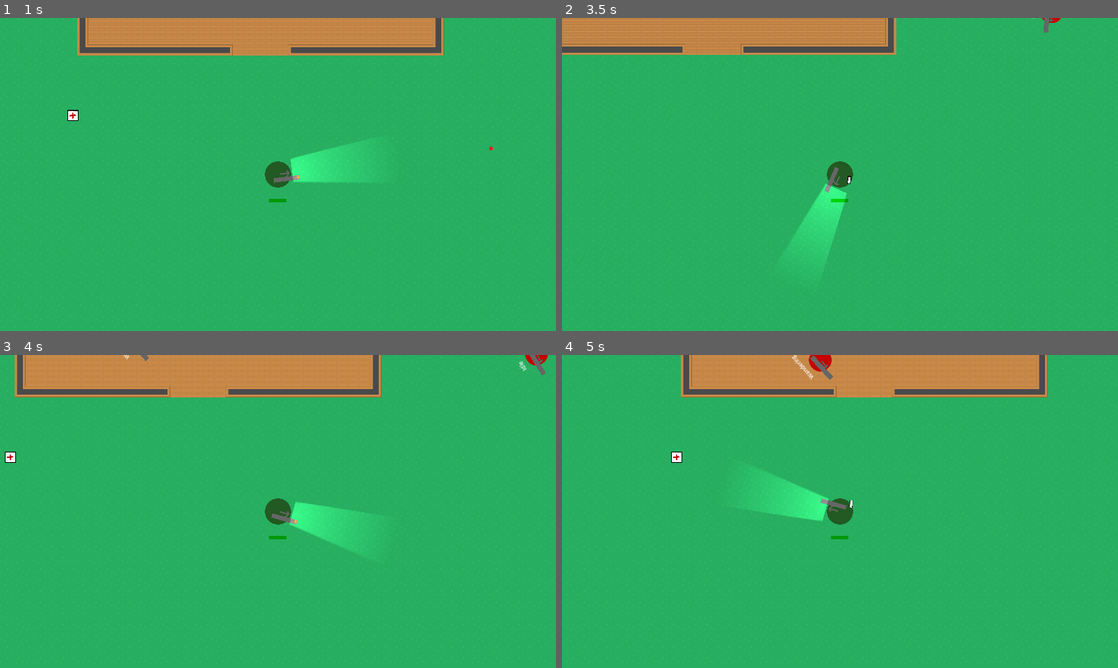
Above: before the commit, frames 1-4 (two rows, left to right).
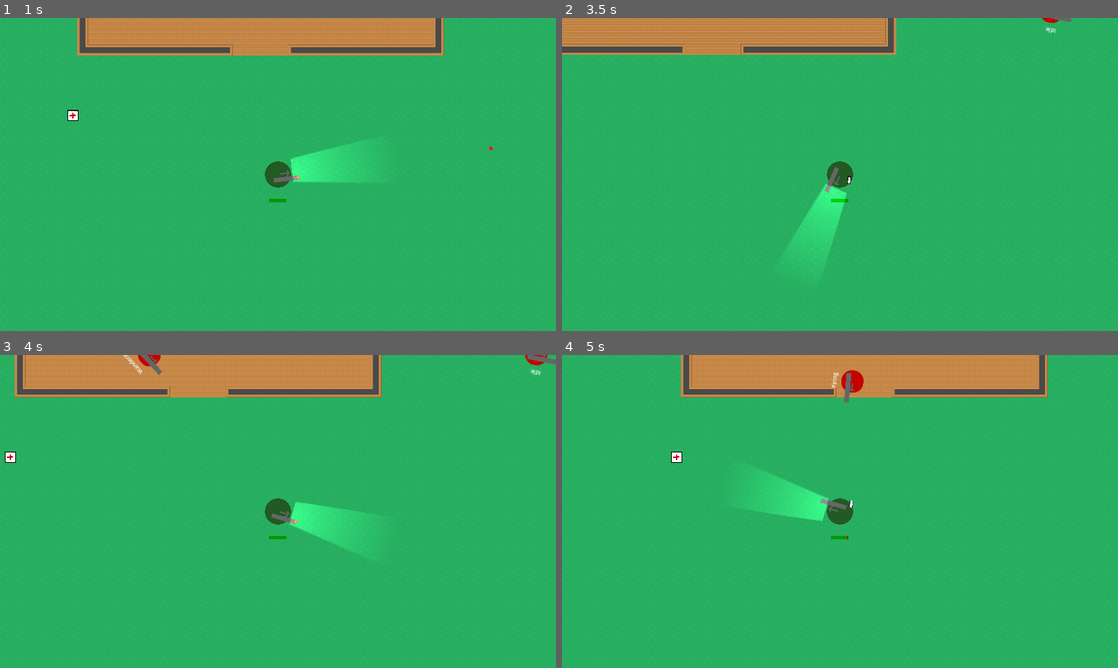
Above: after the commit, the same moments.

Repository: Berkybroon/project-nauvoo
Game: Godot game, scene res://main.tscn
Two runs of this game, one before a commit and one after it. Both use one fixed random seed, a clock stepped at 60 frames per second and the inputs below.
Inputs (mouse positions are in pixels of both pictures, inside the frame that each line leads up to):
- Up to frame 1 (1 s): tap Enter at 0.5 s; move the mouse to (400, 158) at 0.52 s; hold D (move_right) from 0.53 s (still down); click (400, 158) at 0.6 s
- Up to frame 2 (3.5 s): move the mouse to (728, 190) at 1.27 s; release D (move_right) at 1.28 s; hold S (move_down) 1.28-2.03 s; tap F (interact) at 1.35 s; move the mouse to (895, 105) at 2.02 s; hold D (move_right) 2.03-2.78 s; hold T (mag_check) 2.03-2.78 s; tap Space at 2.75 s; move the mouse to (812, 237) at 2.77 s; hold W (move_up) from 2.78 s (still down); tap Shift (sprint) at 2.85 s
- Up to frame 3 (4 s): move the mouse to (444, 558) at 3.52 s; release W (move_up) at 3.53 s; hold Left (move_left) from 3.53 s (still down); click (444, 558) at 3.6 s
- Up to frame 4 (5 s): keep holding Left (move_left); tap R (reload) at 4.15 s; move the mouse to (673, 464) at 4.27 s; tap F (interact) at 4.35 s

Frame 1 is identical in both runs. In frame 2, 0.1% of the frame differs, in the area x 84-92%, y 0-5%; in frame 3, 0.3%; in frame 4, 0.6%, in the area x 41-55%, y 0-59%.

Commit message:
started making enemy status - Chase
Making this commit as a backup before I start fucking with the raycast methods in the enemy script

Diff:
--- a/ammo_indicator.gd
+++ b/ammo_indicator.gd
@@ -8,7 +8,7 @@
 	hide()
 
 # Called every frame. 'delta' is the elapsed time since the previous frame.
-func _process(delta):
+func _process(_delta):
 
 		# Lock position relative to the parent, but keep rotation at 0.
 	global_position = weapon_node.global_position + Vector2(100, 0)
--- a/attack.gd
+++ b/attack.gd
@@ -7,5 +7,5 @@
 
 
 # Called every frame. 'delta' is the elapsed time since the previous frame.
-func _process(delta: float) -> void:
+func _process(_delta: float) -> void:
 	pass
--- a/bullet.gd
+++ b/bullet.gd
@@ -7,7 +7,7 @@
 	contact_monitor = true
 	max_contacts_reported = 1
 
-func _physics_process(delta):
+func _physics_process(_delta):
 	# Set the bullet's linear velocity to move it
 	linear_velocity = Vector2(speed, 0).rotated(rotation)
 
--- a/chase.gd
+++ b/chase.gd
@@ -1,11 +1,63 @@
 extends "res://state.gd"
 
+@onready var navigation_agent_2d = $"../../NavigationAgent2D" as NavigationAgent2D
+@onready var player = get_tree().get_first_node_in_group("player")
+@onready var distance_to_stop_chasing = 400
+@onready var random_update_timer = $RandomUpdateTimer as RandomTimer
 
-# Called when the node enters the scene tree for the first time.
-func _ready() -> void:
-	pass # Replace with function body.
+func enter(msg = {}) -> void:
+	if owner.is_queued_for_deletion():
+		return
+
+	owner.current_speed = owner.chasing_speed
+
+func _physics_process(delta: float) -> void:
+
+	if navigation_agent_2d.is_navigation_finished():
+		if try_to_stop_chasing():
+			return
+		if player == null:
+			return
+
+		var player_position = player.global_position
+		var navigation_point = NavigationServer2D.map_get_closest_point(navigation_agent_2d.get_navigation_map(), player_position)
+		navigation_agent_2d.target_position = navigation_point
+
+	var next_position = navigation_agent_2d.get_next_path_position()
+	(owner as EnemyArmed).move_to_position(next_position)
 
 
-# Called every frame. 'delta' is the elapsed time since the previous frame.
-func _process(delta: float) -> void:
-	pass
+func try_to_stop_chasing() -> bool:
+	if player == null:
+		return true
+
+	var player_position = player.global_position
+	var distance_to_player = (owner as EnemyArmed).global_position.distance_to(player_position)
+
+	if distance_to_player > distance_to_stop_chasing:
+		stop_chasing()
+		return true
+	return false
+
+func stop_chasing():
+	var new_state = ["Idle", "Wandering"].pick_random()
+	state_machine.transition_to(new_state)
+
+func exit():
+
+	random_update_timer.stop()
+	owner.current_speed = owner.wandering_speed
+
+func _on_random_update_timer_timeout() -> void:
+	if try_to_stop_chasing():
+		return
+	start_chasing()
+
+func start_chasing():
+	if player == null:
+		return
+
+	var player_position = player.global_position
+	var navigation_point = NavigationServer2D.map_get_closest_point(navigation_agent_2d.get_navigation_map(), player_position)
+	navigation_agent_2d.target_position = navigation_point
+	random_update_timer.setup()
--- a/enemy_armed.tscn
+++ b/enemy_armed.tscn
@@ -85,6 +85,9 @@
 [node name="Chase" type="Node" parent="StateMachine"]
 script = ExtResource("9_x3vg1")
 
+[node name="RandomUpdateTimer" type="Timer" parent="StateMachine/Chase"]
+script = ExtResource("7_w5ptc")
+
 [node name="Attack" type="Node" parent="StateMachine"]
 script = ExtResource("10_bpgmm")
 
@@ -108,3 +111,4 @@
 
 [connection signal="timeout" from="StateMachine/Idle/IdleTimer" to="StateMachine/Idle" method="_on_idle_timer_timeout"]
 [connection signal="timeout" from="StateMachine/Idle/RotationTimer" to="StateMachine/Idle" method="_on_rotation_timer_timeout"]
+[connection signal="timeout" from="StateMachine/Chase/RandomUpdateTimer" to="StateMachine/Chase" method="_on_random_update_timer_timeout"]
--- a/firing.gd
+++ b/firing.gd
@@ -7,7 +7,7 @@
 func exit() -> void:
 	pass
 
-func update(delta: float) -> void:
+func update(_delta: float) -> void:
 
 	# Ensure the player exists in the main scene
 	var player = get_tree().get_current_scene().get_node_or_null("Player")
--- a/healthbar.gd
+++ b/healthbar.gd
@@ -3,7 +3,7 @@
 # Reference the parent node (player)
 @onready var parent_node = $".."
 
-func _process(delta):
+func _process(_delta):
 
 	# Lock position relative to the parent, but keep rotation at 0.
 	global_position = parent_node.global_position + Vector2(0, 150)
--- a/item_base.gd
+++ b/item_base.gd
@@ -9,8 +9,8 @@
 @export var item_script: Script
 
 # Override these methods in derived item scripts
-func on_use(player):
+func on_use(_player):
 	print(name, "used! (No behavior defined. Check script is assigned to tres.)")
 
-func on_drop(player):
+func on_drop(_player):
 	print(name, "dropped! (No behavior defined. Check script is assigned to tres.)")
--- a/main.tscn
+++ b/main.tscn
@@ -776,7 +776,7 @@
 tile_map_data = PackedByteArray("AADj/+v/AQABAAAAAADj/+z/AQABAAAAAADj/+3/AQABAAAAAADj/+7/AQABAAAAAADj/+//AQABAAAAAADj// …(274848 unchanged characters)…
 tile_set = SubResource("TileSet_1dauy")
 
-[node name="Player" parent="." instance=ExtResource("1_oajdq")]
+[node name="Player" parent="." groups=["player"] instance=ExtResource("1_oajdq")]
 position = Vector2(1376, 505)
 scale = Vector2(0.5, 0.5)
 collision_mask = 6
--- a/player.gd
+++ b/player.gd
@@ -19,7 +19,7 @@
 	pass
 
 # Called every frame. 'delta' is the elapsed time since the previous frame.
-func _physics_process(delta: float) -> void:
+func _physics_process(_delta: float) -> void:
 
 	var input_vector = Vector2.ZERO # The player's movement vector.
 	var mouse_position = get_global_mouse_position()
--- a/project.godot
+++ b/project.godot
@@ -24,6 +24,7 @@
 [global_group]
 
 tilemap=""
+player=""
 
 [input]
 
--- a/wandering.gd
+++ b/wandering.gd
@@ -12,7 +12,7 @@
 	random_position_in_radius = get_random_position_in_radius(wandering_radius)
 	navigation_agent_2d.target_position = random_position_in_radius
 
-func physics_update(delta):
+func physics_update(_delta):
 	# Check if the target position is valid and reachable
 	if navigation_agent_2d.target_position != Vector2.ZERO and (
 		navigation_agent_2d.is_navigation_finished() or
@@ -42,5 +42,5 @@
 	pass
 
 # Called every frame. 'delta' is the elapsed time since the previous frame.
-func _process(delta: float) -> void:
+func _process(_delta: float) -> void:
 	pass
